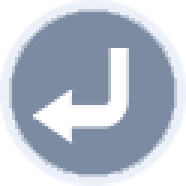
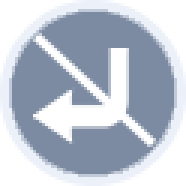
The second (186, 186) image is a revision of the first. Changes to its layers:
added layer "形状 1" above "enter" over (33, 33, 156, 147)
